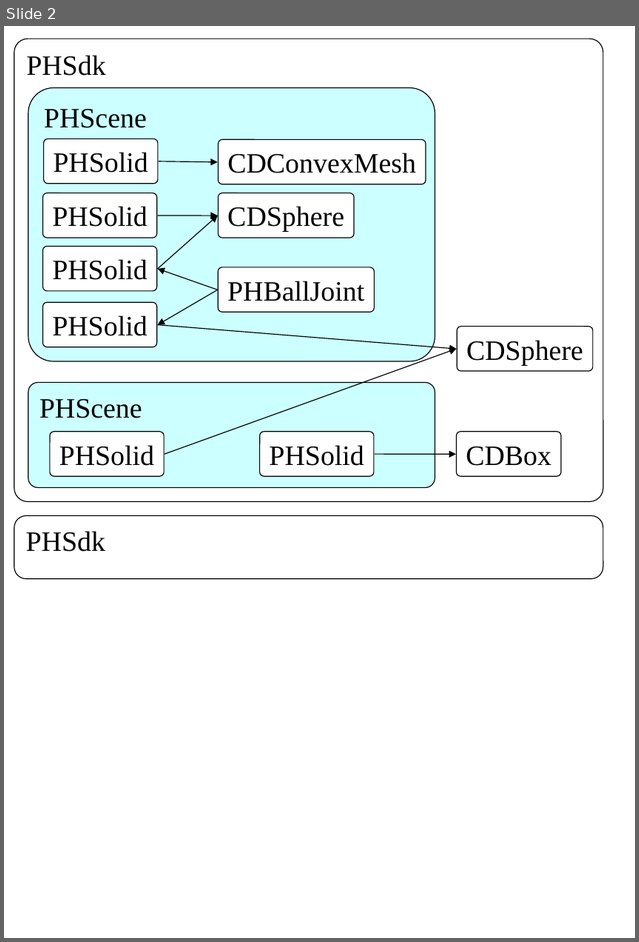
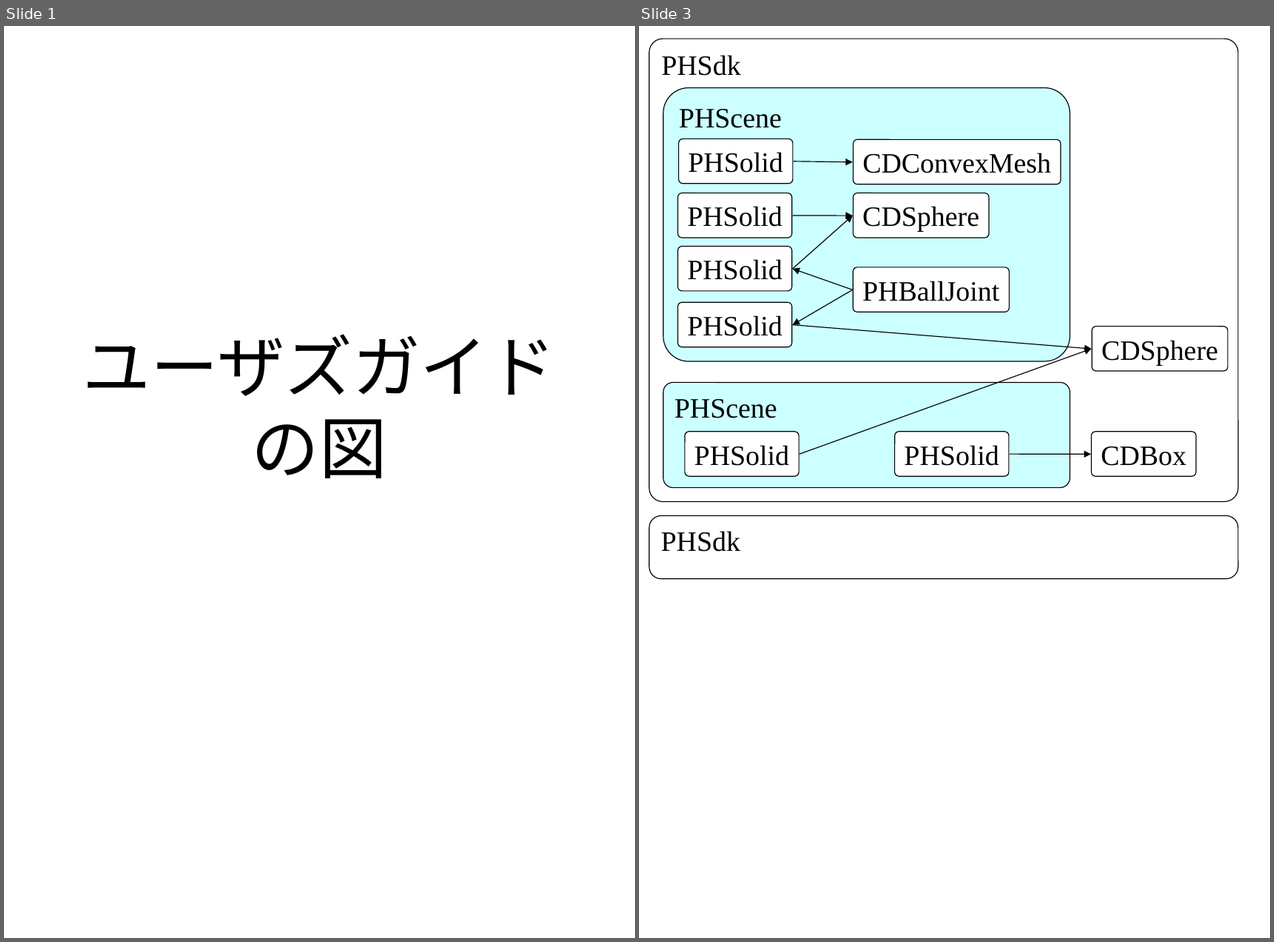
Before and after one commit to Springhead/Springhead, a slide deck: include/docsrc/01UsersGuide/fig.ppt. Shown side by side, each under a label of ours: slide 2 before the commit, slides 1 and 3 after it; the slides between them are not shown. The pictures are 639x942 and 1274x942 pixels, drawn with LibreOffice and Linux fonts; fonts in the diff are those of the drawing. Boxes give left, top, right and bottom in pixels: in the first picture for what was removed or moved away, otherwise in the second. Text is boxed around its words. In the diff, an @@ line names an element or a change of style, - is before the commit and + after.

```diff
--- a/include/docsrc/01UsersGuide/fig.ppt
+++ b/include/docsrc/01UsersGuide/fig.ppt
@@ slide 1 added at bbox=[4, 26, 635, 938], background #FFFFFF @@
@@ title added at bbox=[83, 334, 556, 478], 58 pt, text #000000 @@
+ユーザズガイドの図
@@ what was slide 2 is now slide 3 @@
```
Also in this commit, not shown: 1 other slide added, 1 slide removed, 2 other files.
